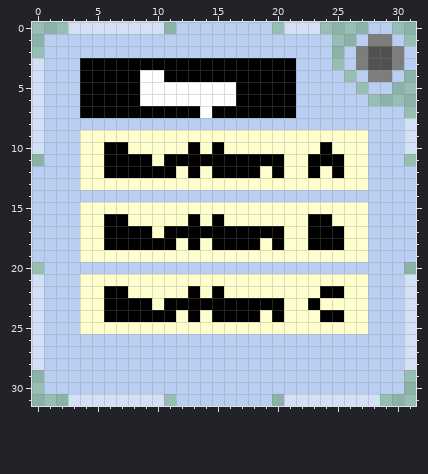
Edited in one commit: pixel-art sprite (Icons/Working Title.png). Above is the file before it was changed.
The file is 32x32 pixels.
The result:
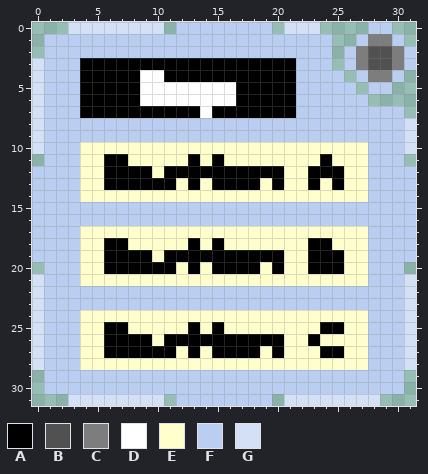
Palette (. is transparent): A #000000  B #515151  C #7d7d7d  D #ffffff  E #ffffcd  F #b9cef0  G #d3e0f5
Difference:
{"y":9,"x":4,"old":"EEEEEEEEEEEEEEEEEEEEEEEE","new":"FFFFFFFFFFFFFFFFFFFFFFFF"}
{"y":10,"x":6,"old":"AA","new":"EE"}
{"y":10,"x":13,"old":"A","new":"E"}
{"y":10,"x":15,"old":"A","new":"E"}
{"y":10,"x":24,"old":"A","new":"E"}
{"y":11,"x":8,"old":"AA","new":"EE"}
{"y":11,"x":11,"old":"AA","new":"EE"}
{"y":11,"x":14,"old":"A","new":"E"}
{"y":11,"x":16,"old":"AAAAA","new":"EEEEE"}
{"y":11,"x":23,"old":"A","new":"E"}
{"y":11,"x":25,"old":"A","new":"E"}
{"y":12,"x":10,"old":"A","new":"E"}
{"y":12,"x":12,"old":"E","new":"A"}
{"y":12,"x":14,"old":"E","new":"A"}
{"y":12,"x":19,"old":"E","new":"A"}
{"y":12,"x":24,"old":"E","new":"A"}
{"y":13,"x":6,"old":"EEEEEE","new":"AAAAAA"}
{"y":13,"x":13,"old":"E","new":"A"}
{"y":13,"x":15,"old":"EEEE","new":"AAAA"}
{"y":13,"x":20,"old":"E","new":"A"}
{"y":13,"x":23,"old":"E","new":"A"}
{"y":13,"x":25,"old":"E","new":"A"}
{"y":14,"x":4,"old":"FFFFFFFFFFFFFFFFFFFFFFFF","new":"EEEEEEEEEEEEEEEEEEEEEEEE"}
{"y":15,"x":4,"old":"EEEEEEEEEEEEEEEEEEEEEEEE","new":"FFFFFFFFFFFFFFFFFFFFFFFF"}
{"y":16,"x":4,"old":"EEAAEEEEEAEAEEEEEEEAAEEE","new":"FFFFFFFFFFFFFFFFFFFFFFFF"}
{"y":17,"x":6,"old":"AAAA","new":"EEEE"}
{"y":17,"x":11,"old":"AAAAAAAAAA","new":"EEEEEEEEEE"}
{"y":17,"x":23,"old":"AAA","new":"EEE"}
{"y":18,"x":8,"old":"AAAA","new":"EEEE"}
{"y":18,"x":16,"old":"AAA","new":"EEE"}
{"y":18,"x":20,"old":"A","new":"E"}
{"y":18,"x":25,"old":"A","new":"E"}
{"y":19,"x":6,"old":"EEEE","new":"AAAA"}
{"y":19,"x":11,"old":"EEEEEEEEEE","new":"AAAAAAAAAA"}
{"y":19,"x":23,"old":"EEE","new":"AAA"}
{"y":20,"x":4,"old":"FFFFFFFFFFFFFFFFFFFFFFFF","new":"EEAAAAAAEAEAAAAEAEEAAAEE"}
{"y":22,"x":4,"old":"EEAAEEEEEAEAEEEEEEEEAAEE","new":"FFFFFFFFFFFFFFFFFFFFFFFF"}
{"y":23,"x":4,"old":"EEAAAAEAAAAAAAAAAEEAEEEE","new":"FFFFFFFFFFFFFFFFFFFFFFFF"}
{"y":24,"x":6,"old":"AAAAAA","new":"EEEEEE"}
{"y":24,"x":13,"old":"A","new":"E"}
{"y":24,"x":15,"old":"AAAA","new":"EEEE"}
{"y":24,"x":20,"old":"A","new":"E"}
{"y":24,"x":24,"old":"AA","new":"EE"}
{"y":25,"x":6,"old":"EE","new":"AA"}
{"y":25,"x":13,"old":"E","new":"A"}
{"y":25,"x":15,"old":"E","new":"A"}
{"y":25,"x":24,"old":"EE","new":"AA"}
{"y":26,"x":4,"old":"FFFFFFFFFFFFFFFFFFFFFFFF","new":"EEAAAAEAAAAAAAAAAEEAEEEE"}
{"y":27,"x":4,"old":"FFFFFFFFFFFFFFFFFFFFFFFF","new":"EEAAAAAAEAEAAAAEAEEEAAEE"}
{"y":28,"x":4,"old":"FFFFFFFFFFFFFFFFFFFFFFFF","new":"EEEEEEEEEEEEEEEEEEEEEEEE"}
{"label":"changed","picture_box":[80,130,368,370]}
